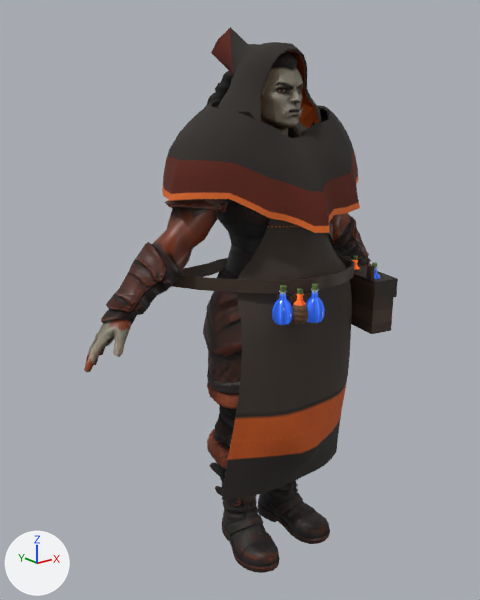
The glTF model assets_src/npcs/npc_potion_kargan.glb: old version first, new version second.
Before and after are seen from a 50 mm lens placed at (-1.582, -1.814, 1.77), pointed at (-0.088, 0.053, 1.023). Every picture has the same lights, and +X, +Y and +Z are marked at lower left. The picture after the commit comes second. Vertices at exactly the same position are counted once.

Script lines for the objects in view, before the commit:
```python
me_body = bpy.data.meshes.new('body')
me_body.from_pydata(...)  # 14980 vertices, 29908 faces; spans x -0.73..0.74, y -0.35..0.28, z -0.01..1.98
me_body.materials.append(mat_npc_potion_kargan_skin)
ob_body = bpy.data.objects.new('body', me_body)
ob_body.location = (0.0, 0.0, 0.0)
```
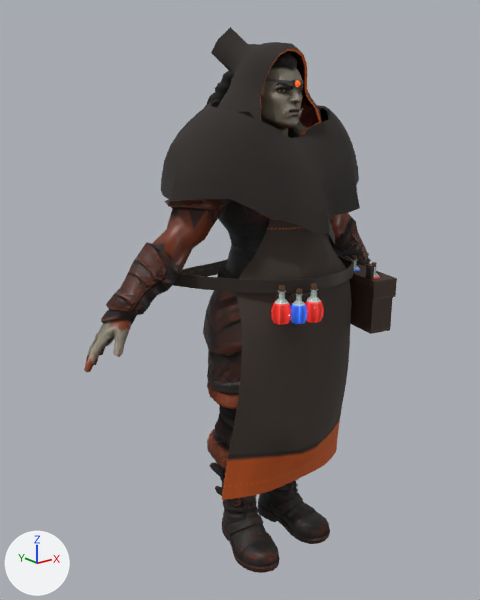
Changed parts and their boxes (x1, y1, x2, y2) in the pictures (480 x 600 px; the box of a moved part takes in the faces that stretch with it):
'body', reshaped
    before: (84, 27, 398, 573)
    after: (84, 27, 397, 573)
part 1 of me_body, added
    after: (353, 265, 397, 300)
part 2 of me_body, added
    after: (265, 78, 303, 84)
part 3 of me_body, moved or reshaped
    before: (106, 47, 398, 471)
    after: (106, 47, 393, 377)
part 4 of me_body, surface changed
    both: (163, 27, 379, 500)

The change, as a diff of the scene's bpy script:
```diff
--- a/assets_src/npcs/npc_potion_kargan.glb.py
+++ b/assets_src/npcs/npc_potion_kargan.glb.py
@@ me_body @@
 # used by ob_body; location = (0.0, 0.0, 0.0)
-me_body.from_pydata(...)  # 14980 vertices, 29908 faces; spans x -0.73..0.74, y -0.35..0.28, z -0.01..1.98
+me_body.from_pydata(...)  # 14806 vertices, 29548 faces; spans x -0.73..0.74, y -0.34..0.28, z -0.01..1.98
+# me_body part 1: the loose piece of 8 vertices spanning x 0.23..0.36, y -0.34..-0.11, z 0.92..1.11 is copied, and the copy is scaled about its middle by (1.09, 1.03, 0.368), then moved by (0.01, 0.0, 0.07); it spans x 0.23..0.37, y -0.34..-0.1, z 1.05..1.12
+# me_body part 2: a new loose piece of 76 vertices spanning x -0.09..0.09, y -0.14..0.02, z 1.79..1.82, in mat_npc_potion_kargan_skin
+# me_body part 3: 184 vertices moved within x -0.53..0.45, y -0.32..0.23, z 0.57..1.88; 901 vertices removed from x -0.62..0.56, y -0.35..0.24, z 0.32..1.88; 593 vertices added at x -0.61..0.56, y -0.34..0.24, z 0.32..1.88
+# me_body part 4: 2984 kept faces spanning x -0.44..0.4, y -0.34..0.28, z 0.32..1.98 get new texture (UV) coordinates
+# other edits to the shape of me_body do not show in these pictures
 me_body.materials.append(mat_npc_potion_kargan_skin)
```
